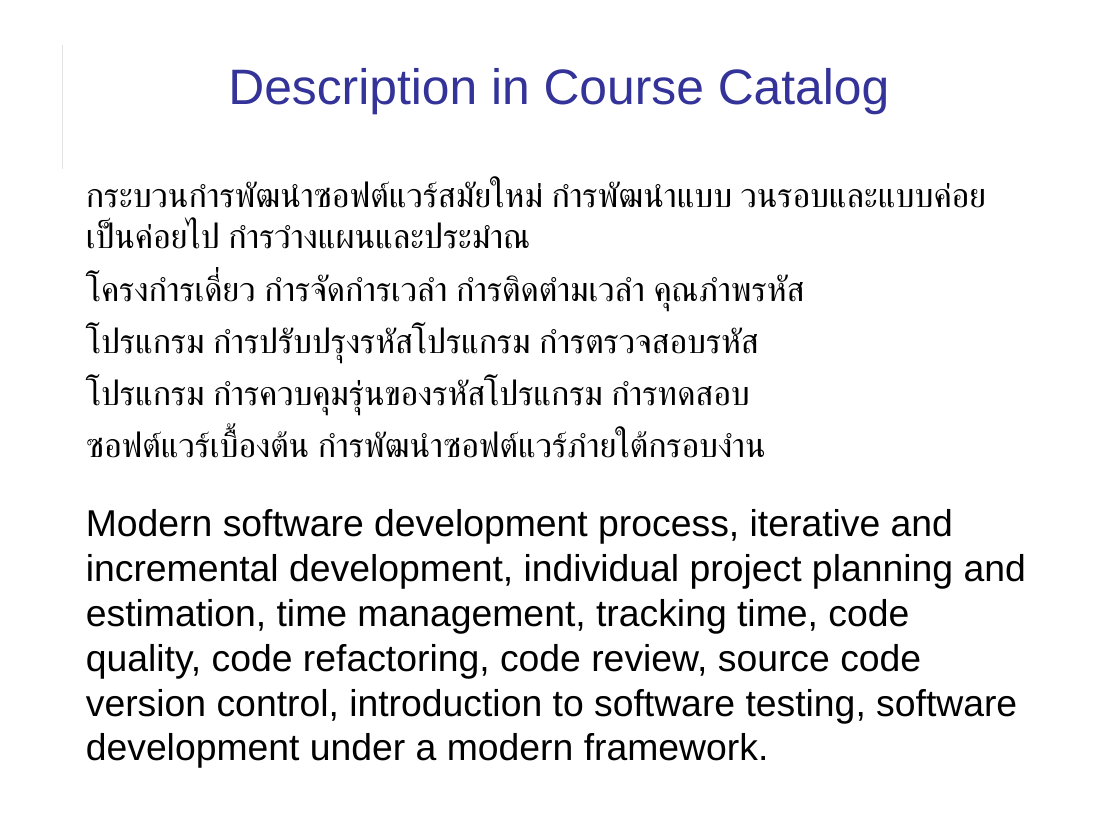
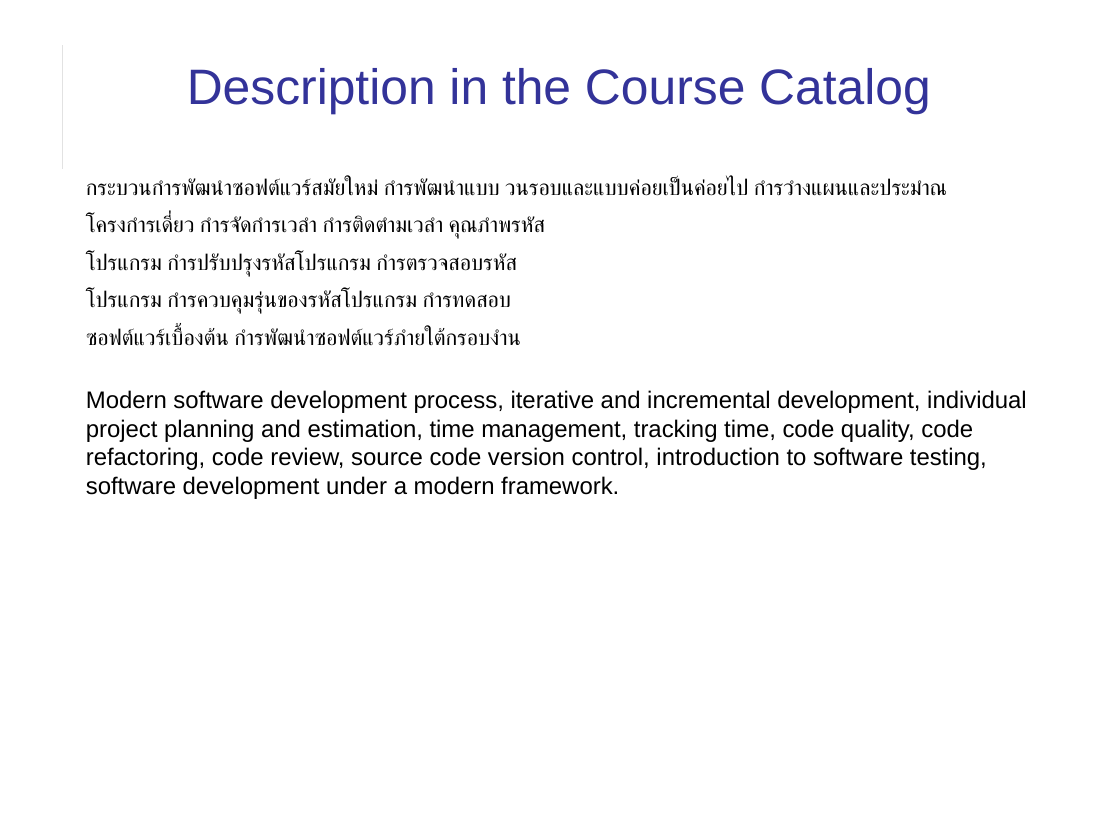
Before and after one commit to cpske/ISP, a slide deck: slide 2 of introduction/Introduction-to-Course.pptx. Drawn at 1120x840 pixels with LibreOffice and Linux fonts; fonts in the diff are those of the drawing. Boxes give left, top, right and bottom in pixels: in the first picture for what was removed or moved away, otherwise in the second. Text is boxed around its words. In the diff, an @@ line names an element or a change of style, - is before the commit and + after.

Commit message:
correct format and improve wording in course intro presentation

```diff
--- a/introduction/Introduction-to-Course.pptx
+++ b/introduction/Introduction-to-Course.pptx
@@ text at [187, 68, 931, 114]: text changed @@
-Description in Course Catalog
+Description in the Course Catalog
@@ text "กระบวนกํารพัฒนําซอฟต์แวร์สมัยใหม่ กํารพัฒนําแบบ วนรอบและแบบค ..." at [86, 178, 1027, 499]: size 22 to 14.1 pt in "กระบวนกํารพัฒนําซอฟต์แวร์สมัยใหม่ กํารพัฒนําแบบ วนรอบและแบบค ...", "โครงกํารเดี่ยว กํารจัดกํารเวลํา กํารติดตํามเวลํา คุณภําพรหัส", "โปรแกรม กํารปรับปรุงรหัสโปรแกรม กํารตรวจสอบรหัส", "โปรแกรม กํารควบคุมรุ่นของรหัสโปรแกรม กํารทดสอบ" and 1 more places; size 24 to 15.4 pt in "Modern software development process, iterative and increment ..." @@
```
Also in this commit, not shown: 10 other slides changed, 1 other file.
